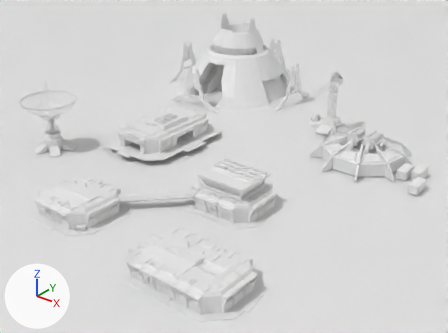
The glTF model public/models/hadleys.glb, before and after one commit.
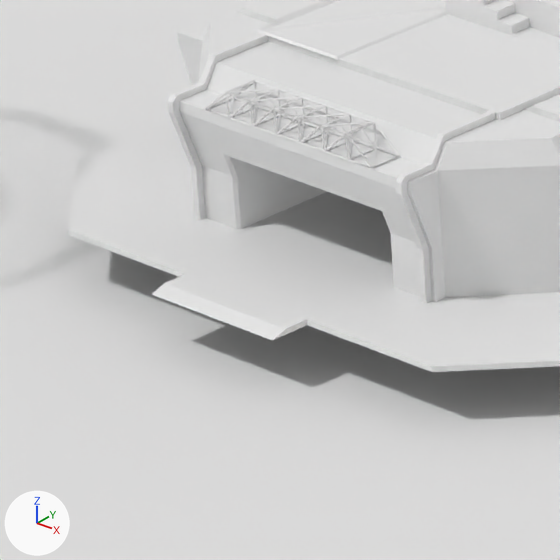
The first picture shows the older version from a 50 mm lens placed at (13.46, -16.46, 8.71), pointed at (1.76, -1.83, -0.36). The close-ups show both versions on the part from 22% to 35% of the width and 37% to 54% of the height of that picture; other places that the commit changed are outside them. Arrows for +X, +Y and +Z are at lower left; the lights stay in place. Where no turn or scale is listed for an object, it has been applied to the vertices.

Script lines for the objects in view, before the commit:
```python
me_cube_008 = bpy.data.meshes.new('Cube.008')
me_cube_008.from_pydata(...)  # 32 vertices, 60 faces; spans x -1.29..1.5, y -2.01..1.86, z 0.0..0.02
me_cube_071 = bpy.data.meshes.new('Cube.071')
me_cube_071.from_pydata(...)  # 2557 vertices, 5200 faces; spans x -6.6..5.57, y -4.87..2.63, z 0.0..2.78
me_plane_001 = bpy.data.meshes.new('Plane.001')
me_plane_001.from_pydata(...)  # 1089 vertices, 2048 faces; spans x -50.4..50.4, y -50.4..50.4, z 0.0
ob_cube_007 = bpy.data.objects.new('Cube.007', me_cube_008)
ob_cube_007.location = (-0.636, -2.149, 0.191)
ob_cube_077 = bpy.data.objects.new('Cube.077', me_cube_071)
ob_cube_077.location = (-0.382, -1.963, 0.211)
ob_cube_077.rotation_euler = (0.0, 0.0, -1.571)  # degrees (0, 0, -90)
ob_cube_077.scale = (-0.271, 0.271, 0.271)
ob_plane = bpy.data.objects.new('Plane', me_plane_001)
ob_plane.location = (0.0, 0.0, 0.0)
```
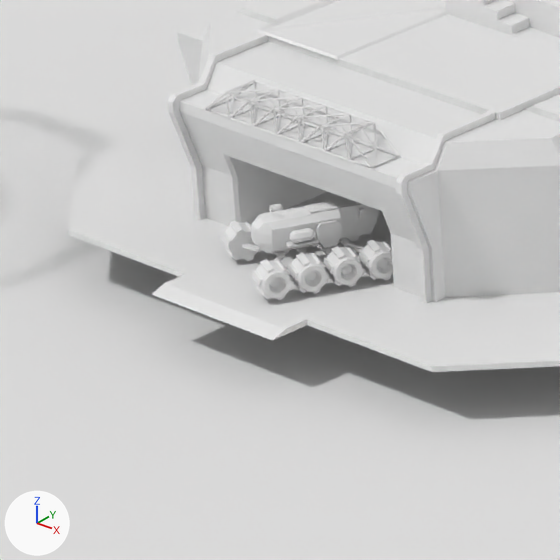
Location of each change, (x1, y1, x2, y2) in pixels of the close-ups (560 x 560 px):
'Cube.121', added
    after: (242, 200, 379, 261)
'Cylinder.029', added
    after: (252, 259, 294, 300)
'Cylinder.028', added
    after: (288, 253, 329, 294)
'Cylinder.027', added
    after: (323, 246, 365, 287)
'Cylinder.026', added
    after: (359, 240, 393, 281)
'Cylinder.025', added
    after: (221, 221, 257, 261)
'Cylinder.024', added
    after: (271, 250, 289, 254)
'Cylinder.023', added
    after: (307, 245, 320, 248)

The change in detail:
Mesh me_cylinder_037 is new.
It has 84 vertices, 164 faces and spans x -0.501..0.501, y -0.501..0.501, z 0.0..0.768.
Mesh me_cylinder_033 is new.
It has 84 vertices, 164 faces and spans x -0.101..0.0261, y -0.0534..0.0896, z -0.0594..0.0594.
Mesh me_cube_135 is new.
It has 639 vertices, 1190 faces and spans x -0.205..0.205, y -0.234..0.234, z -0.02..0.146.
Object 'Cylinder.029' (ob_cylinder_029) is new; it shows me_cylinder_037.
Its location is (-0.588, -3.94, 0.279).
Its rotation in degrees is (90, 0, 64).
Its scale is (0.119, -0.119, 0.119).
Object 'Cylinder.028' (ob_cylinder_028) is new; it shows a copy of me_cylinder_037.
Its location is (-0.534, -3.83, 0.279).
Its rotation in degrees is (90, 0, 64).
Its scale is (0.119, -0.119, 0.119).
Object 'Cylinder.027' (ob_cylinder_027) is new; it shows a copy of me_cylinder_037.
Its location is (-0.48, -3.72, 0.279).
Its rotation in degrees is (90, 0, 64).
Its scale is (0.119, -0.119, 0.119).
Object 'Cylinder.026' (ob_cylinder_026) is new; it shows a copy of me_cylinder_037.
Its location is (-0.426, -3.609, 0.279).
Its rotation in degrees is (90, 0, 64).
Its scale is (0.119, -0.119, 0.119).
Object 'Cylinder.025' (ob_cylinder_025) is new; it shows me_cylinder_033.
Its location is (-0.826, -3.824, 0.279).
Object 'Cylinder.024' (ob_cylinder_024) is new; it shows a copy of me_cylinder_033.
Its location is (-0.772, -3.713, 0.279).
Object 'Cylinder.023' (ob_cylinder_023) is new; it shows a copy of me_cylinder_033.
Its location is (-0.718, -3.603, 0.279).
Object 'Cube.121' (ob_cube_121) is new; it shows me_cube_135.
Its location is (-0.626, -3.717, 0.295).
